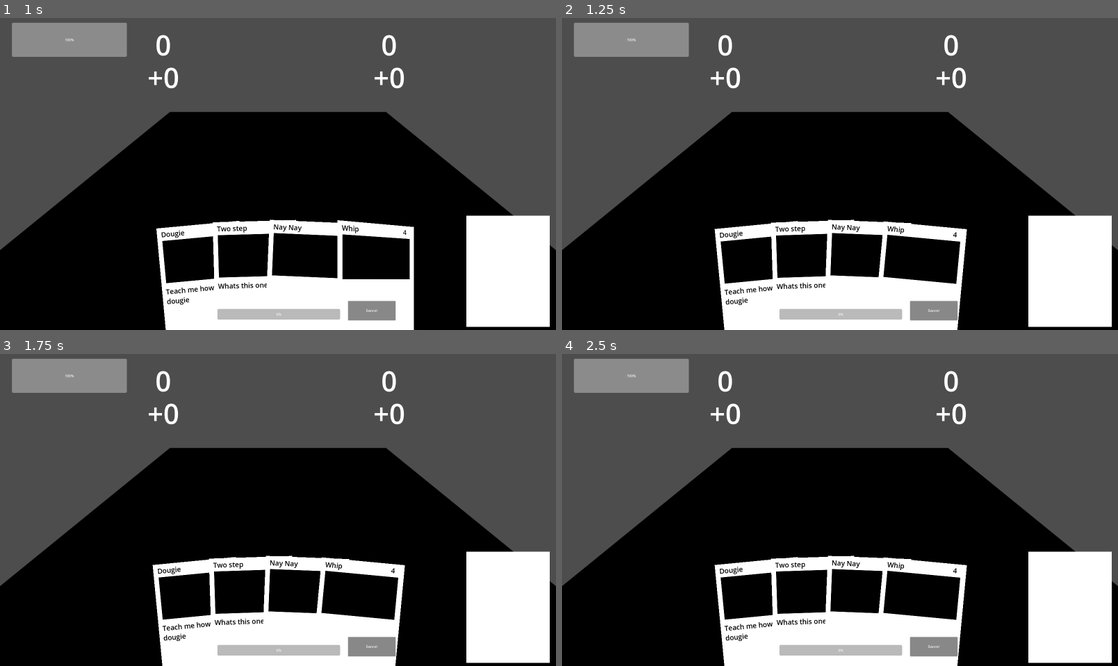
Above: before the commit, frames 1-4 (two rows, left to right).
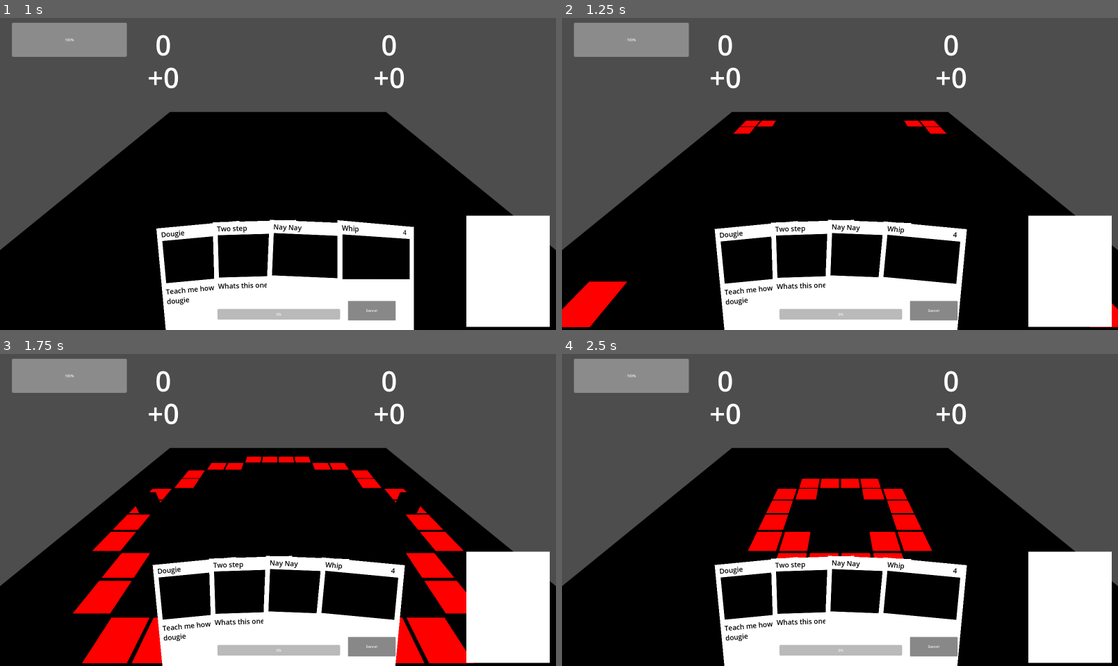
Above: after the commit, the same moments.

Repository: nathankeyt/OneButtonRhythmGame
Game: Godot game, scene res://scenes/test_main.tscn
Two runs of this game, one before a commit and one after it. Both use one fixed random seed, a clock stepped at 60 frames per second and the inputs below.
Inputs:
- Up to frame 1 (1 s): click "Dance!" at 0.5 s
- Up to frame 2 (1.25 s): no input
- Up to frame 3 (1.75 s): click "Dance!" at 1.25 s
- Up to frame 4 (2.5 s): click "Dance!" at 2 s

Frame 1 is identical in both runs. In frame 2, 1.5% of the frame differs, in the area x 0-100%, y 32-100%; in frame 3, 7.4%, in the area x 13-86%, y 32-100%; in frame 4, 3.2%.

Commit message:
small effect changes and dance floor mesh changes

Diff:
--- a/classes/derived_effects/add_score.gd
+++ /dev/null
@@ -1,7 +0,0 @@
-extends Effect
-class_name AddScoreEffect
-
-@export var m_add_score: int = 0.0
-
-func apply_effect(target: Variant = null) -> void:
-	BattleManager.add_player_score(m_add_score)
--- /dev/null
+++ b/classes/derived_effects/simple_operation.gd
@@ -0,0 +1,12 @@
+extends Effect
+class_name SimpleOperationEffect
+
+enum OperatorType {Add, Subtract, Multiply, Divide}
+
+@export var m_amount: int = 0.0
+@export var m_operator_type: OperatorType
+
+func apply_effect(target: Variant = null) -> void:
+	match m_operator_type:
+		OperatorType.Add:
+			BattleManager.add_player_score(m_amount)
--- a/scenes/card_test.tscn
+++ b/scenes/card_test.tscn
@@ -5,7 +5,7 @@
 [ext_resource type="PackedScene" uid="uid://cjw6u7yhnkpwv" path="res://scenes/default_card_renderer.tscn" id="3_1ti53"]
 [ext_resource type="Script" path="res://classes/card.gd" id="3_bd8xg"]
 [ext_resource type="Script" path="res://classes/effect.gd" id="4_aie2x"]
-[ext_resource type="Script" path="res://classes/derived_effects/add_score.gd" id="5_3233s"]
+[ext_resource type="Script" path="res://classes/derived_effects/simple_operation.gd" id="5_3233s"]
 [ext_resource type="PackedScene" uid="uid://d2a6y3ig64vm0" path="res://scenes/total_score_label.tscn" id="7_3tq0y"]
 [ext_resource type="Script" path="res://scenes/total_score_label.gd" id="8_ssppo"]
 [ext_resource type="Script" path="res://scenes/temp_score_label.gd" id="9_5ynub"]
--- a/scenes/dance_floor.tscn
+++ b/scenes/dance_floor.tscn
@@ -25,7 +25,7 @@
 point_count = 2
 
 [sub_resource type="BoxMesh" id="BoxMesh_n4gmo"]
-size = Vector3(0.8, 0.2, 0.8)
+size = Vector3(0.9, 0.01, 0.9)
 
 [node name="DanceFloor" type="Node3D"]
 metadata/_edit_group_ = true
@@ -53,8 +53,3 @@
 [node name="DanceGrid" type="Node3D" parent="."]
 script = ExtResource("3_dec0i")
 mesh = SubResource("BoxMesh_n4gmo")
-
-[node name="DirectionalLight3D" type="DirectionalLight3D" parent="."]
-transform = Transform3D(1, 0, 0, 0, -0.00188498, 0.999998, 0, -0.999998, -0.00188498, 0, 12.5625, 0)
-visible = false
-light_energy = 0.1
--- a/scenes/dance_grid.gd
+++ b/scenes/dance_grid.gd
@@ -31,7 +31,11 @@
 
 			new_mesh_instance.mesh = mesh
 			new_mesh_instance.position = Vector3((x * cell_size) - center, 0.0, (y * cell_size) - center)
-			new_mesh_instance.set_surface_override_material(0, StandardMaterial3D.new())
+
+			var new_material := StandardMaterial3D.new()
+			new_material.emission = Color.RED
+			new_material.emission_energy_multiplier = 1.0
+			new_mesh_instance.set_surface_override_material(0, new_material)
 
 			curr_arr.append(new_mesh_instance)
 
@@ -42,13 +46,13 @@
 			var circle_bounds = pow(x - center, 2) + pow(y - center, 2)
 			if circle_bounds <= pow(radius, 2) && circle_bounds > pow(radius - 1, 2):
 				var material: StandardMaterial3D = grid[x][y].get_surface_override_material(0)
-				material.albedo_color = Color.RED
+				material.emission_enabled = true
 				activated_materials.append(material)
 
 	await get_tree().create_timer(duration).timeout
 
 	for material: StandardMaterial3D in activated_materials:
-		material.albedo_color = Color.WHITE
+		material.emission_enabled = false
 
 
 func animate_circle(beat_type: BattleManager.BeatType, duration: float = 1.0):
--- a/scenes/test_main.tscn
+++ b/scenes/test_main.tscn
@@ -4,7 +4,7 @@
 [ext_resource type="PackedScene" uid="uid://b1gwaqsqntkgf" path="res://scenes/default_deck.tscn" id="2_stpix"]
 [ext_resource type="Script" path="res://classes/card.gd" id="3_ygbk7"]
 [ext_resource type="Script" path="res://classes/effect.gd" id="4_rrtvn"]
-[ext_resource type="Script" path="res://classes/derived_effects/add_score.gd" id="5_7pjfp"]
+[ext_resource type="Script" path="res://classes/derived_effects/simple_operation.gd" id="5_7pjfp"]
 [ext_resource type="PackedScene" uid="uid://cjw6u7yhnkpwv" path="res://scenes/default_card_renderer.tscn" id="6_xowa6"]
 [ext_resource type="PackedScene" uid="uid://d2a6y3ig64vm0" path="res://scenes/total_score_label.tscn" id="7_aymrh"]
 [ext_resource type="Script" path="res://scenes/total_score_label.gd" id="8_pmae1"]
@@ -15,7 +15,8 @@
 
 [sub_resource type="Resource" id="Resource_ith5q"]
 script = ExtResource("5_7pjfp")
-m_add_score = 100
+m_amount = 100
+m_operator_type = 0
 
 [sub_resource type="Resource" id="Resource_py45q"]
 script = ExtResource("3_ygbk7")
